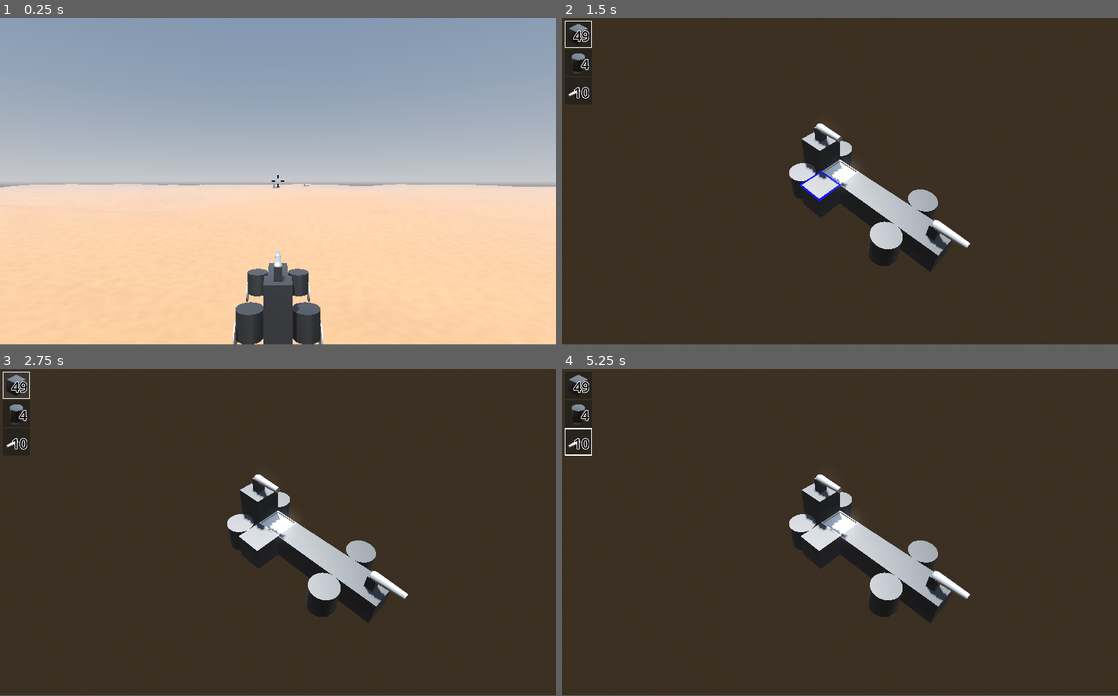
Above: before the commit, frames 1-4 (two rows, left to right).
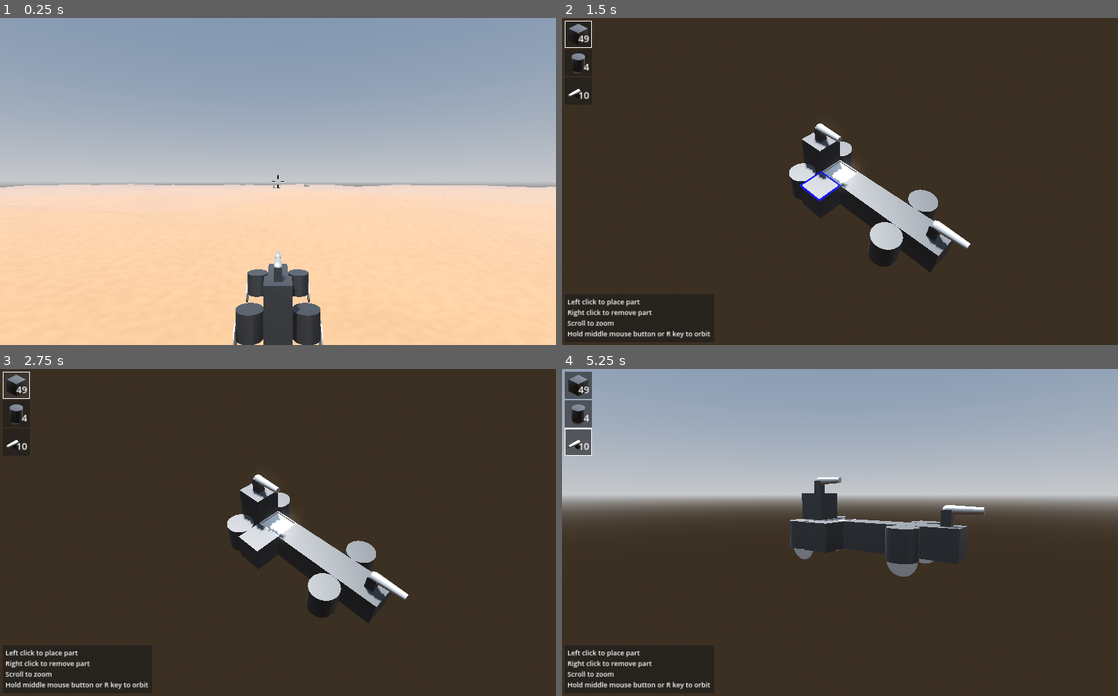
Above: after the commit, the same moments.

Repository: mcjohnalds/metal-skirmish
Game: Godot game, scene res://scenes/main.tscn
The game is run twice, just before and just after one commit, with the same random seed, the same clock (stepped at 60 frames per second) and the same inputs.
Inputs (mouse positions are in pixels of both pictures, inside the frame that each line leads up to):
- Up to frame 1 (0.25 s): no input
- Up to frame 2 (1.5 s): tap Enter at 0.5 s; move the mouse to (867, 178) at 0.52 s; hold R (orbit, bound only after the commit) 0.53-1.28 s; hold W (move_forward) from 0.53 s (still down); click (867, 178) at 0.67 s; move the mouse to (812, 181) at 1.27 s; tap F (switch_scene) at 1.35 s; click (812, 181) at 1.42 s
- Up to frame 3 (2.75 s): tap R (orbit, bound only after the commit) at 1.55 s; release W (move_forward) at 2 s; click (16, 385) at 2 s
- Up to frame 4 (5.25 s): tap Enter every 0.75 s from 2.75 to 5 s; move the mouse to (895, 460) at 2.77 s; hold D (move_right) 2.78-3.53 s; hold R (orbit, bound only after the commit) 2.78-3.53 s; click (895, 460) at 2.92 s; move the mouse to (812, 597) at 3.52 s; hold W (move_forward) 3.53-4.28 s; tap 1 at 3.6 s; click (812, 597) at 3.67 s; tap R (orbit, bound only after the commit) at 3.8 s; move the mouse to (1006, 581) at 4.27 s; hold R (orbit, bound only after the commit) 4.28-5.03 s; hold A (move_left) from 4.28 s (still down); tap 2 at 4.35 s; click (1006, 581) at 4.42 s; move the mouse to (673, 483) at 5.02 s; tap 3 at 5.1 s; click (673, 483) at 5.17 s
In our replay, the window is 800x470 before the commit and 800x471 after it. These sizes can differ from the game's own. Grey fills any space a smaller window leaves; there, only what the larger window draws over its background counts as a difference.

The runs differ from the first frame. In frame 1, 0.4% of the frame differs, in the area x 0-100%, y 47-100%; in frame 2, 1.1%; in frame 3, 1.1%; in frame 4, 49%, in the area x 0-100%, y 0-98%.

Commit message:
garage

Diff:
--- a/misc/theme.tres
+++ b/misc/theme.tres
@@ -2,10 +2,10 @@
 
 [resource]
 BodyMedium/base_type = &"Label"
-BodyMedium/constants/outline_size = 10
-BodyMedium/font_sizes/font_size = 50
-Label/colors/font_color = Color(0, 0, 0, 1)
-Label/colors/font_outline_color = Color(1, 1, 1, 1)
+BodyMedium/font_sizes/font_size = 35
+BodySmall/base_type = &"Label"
+BodySmall/font_sizes/font_size = 25
+Label/colors/font_color = Color(1, 1, 1, 1)
 MarginMedium/base_type = &"MarginContainer"
 MarginMedium/constants/margin_bottom = 10
 MarginMedium/constants/margin_left = 10
--- a/project.godot
+++ b/project.godot
@@ -23,6 +23,8 @@
 
 window/size/viewport_width=2040
 window/size/viewport_height=1200
+window/stretch/mode="canvas_items"
+window/stretch/aspect="expand"
 
 [filesystem]
 
@@ -59,6 +61,12 @@
 "events": [Object(InputEventKey,"resource_local_to_scene":false,"resource_name":"","device":-1,"window_id":0,"alt_pressed":false,"shift_pressed":false,"ctrl_pressed":false,"meta_pressed":false,"pressed":false,"keycode":0,"physical_keycode":70,"key_label":0,"unicode":102,"echo":false,"script":null)
 ]
 }
+orbit={
+"deadzone": 0.5,
+"events": [Object(InputEventKey,"resource_local_to_scene":false,"resource_name":"","device":-1,"window_id":0,"alt_pressed":false,"shift_pressed":false,"ctrl_pressed":false,"meta_pressed":false,"pressed":false,"keycode":0,"physical_keycode":82,"key_label":0,"unicode":114,"echo":false,"script":null)
+, Object(InputEventMouseButton,"resource_local_to_scene":false,"resource_name":"","device":-1,"window_id":0,"alt_pressed":false,"shift_pressed":false,"ctrl_pressed":false,"meta_pressed":false,"button_mask":0,"position":Vector2(0, 0),"global_position":Vector2(0, 0),"factor":1.0,"button_index":3,"canceled":false,"pressed":false,"double_click":false,"script":null)
+]
+}
 
 [layer_names]
 
--- a/scenes/garage.tscn
+++ b/scenes/garage.tscn
@@ -20,13 +20,19 @@
 
 [node name="Parts" type="Node3D" parent="."]
 
+[node name="BlockFaceIndicator" parent="." instance=ExtResource("8_anrx1")]
+
 [node name="MarginContainer" type="MarginContainer" parent="."]
-offset_right = 120.0
-offset_bottom = 328.0
+anchors_preset = 9
+anchor_bottom = 1.0
+offset_right = 249.0
+grow_vertical = 2
 theme_type_variation = &"MarginMedium"
 
 [node name="VBoxContainer" type="VBoxContainer" parent="MarginContainer"]
 layout_mode = 2
+size_flags_horizontal = 0
+size_flags_vertical = 0
 
 [node name="ArmorPartButton" parent="MarginContainer/VBoxContainer" instance=ExtResource("4_pdkw2")]
 layout_mode = 2
@@ -43,7 +49,33 @@
 
 [node name="GunPart" parent="MarginContainer/VBoxContainer/GunPartButton/Button/MarginContainer/SubViewportContainer/SubViewport/PartViewer" index="2" instance=ExtResource("7_5kapl")]
 
-[node name="BlockFaceIndicator" parent="." instance=ExtResource("8_anrx1")]
+[node name="Control" type="Control" parent="MarginContainer"]
+layout_mode = 2
+size_flags_horizontal = 0
+
+[node name="PanelContainer" type="PanelContainer" parent="MarginContainer/Control"]
+layout_mode = 1
+anchors_preset = 2
+anchor_top = 1.0
+anchor_bottom = 1.0
+offset_top = -169.0
+offset_right = 548.0
+grow_vertical = 0
+
+[node name="MarginContainer" type="MarginContainer" parent="MarginContainer/Control/PanelContainer"]
+layout_mode = 2
+theme_type_variation = &"MarginMedium"
+
+[node name="Label" type="Label" parent="MarginContainer/Control/PanelContainer/MarginContainer"]
+layout_mode = 2
+size_flags_horizontal = 0
+size_flags_vertical = 8
+theme_type_variation = &"BodySmall"
+text = "Left click to place part
+Right click to remove part
+Scroll to zoom
+Hold middle mouse button or R key to orbit"
+vertical_alignment = 2
 
 [editable path="MarginContainer/VBoxContainer/ArmorPartButton"]
 [editable path="MarginContainer/VBoxContainer/WheelPartButton"]
--- a/scripts/arena.gd
+++ b/scripts/arena.gd
@@ -8,7 +8,10 @@
 
 
 func _ready() -> void:
-	player.position = player_spawn_point.position
+	var min_y := 0.0
+	for c in player.get_children():
+		min_y = minf(min_y, c.position.y)
+	player.position = player_spawn_point.position - Vector3.UP * min_y
 	add_child(player)
 
 
--- a/scripts/camera_pivot.gd
+++ b/scripts/camera_pivot.gd
@@ -43,11 +43,10 @@
 			if camera.position.z > -3.0:
 				camera.position.z = -2.0
 	if event is InputEventMouseMotion:
-		var mmb := Input.is_mouse_button_pressed(MOUSE_BUTTON_MIDDLE)
 		var motion := event as InputEventMouseMotion
 		if fight_mode:
 			view_pitch += motion.relative.y * MOUSE_SENSITIVITY
 			view_yaw -= motion.relative.x * MOUSE_SENSITIVITY
-		elif mmb:
+		elif Input.is_action_pressed("orbit"):
 			view_pitch += motion.relative.y * MOUSE_SENSITIVITY * 2.0
 			view_yaw -= motion.relative.x * MOUSE_SENSITIVITY * 2.0
Not shown, changed: misc/todo.txt
